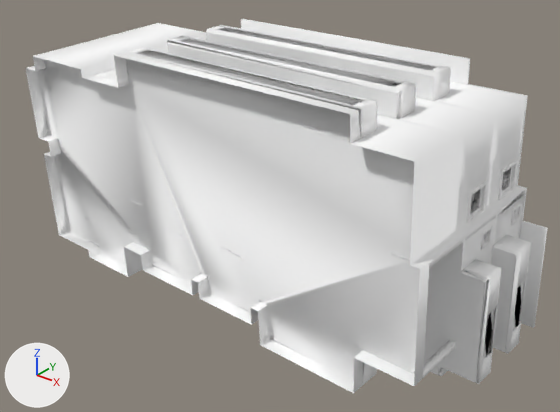
Before and after pictures for a commit that changed the OBJ model Outliers_Removed0/Apartment/D00310.obj.
The view is the same before and after, from a 50 mm lens placed at (1.675, -1.82, 1.088), pointed at (0.212, 0.008, -0.046). The lights are fixed; the arrows at lower left show +X, +Y and +Z. Where no turn or scale is listed for an object, it has been applied to the vertices. Vertices at the same position are counted once.

The scene before the commit, as lines of its bpy script (objects in view):
```python
mat_material_0 = principled_material('material_0')
mat_material_0.base_color = (1.0, 1.0, 1.0)  # white #ffffff
mat_material_0.roughness = 1.0
me_d00310 = bpy.data.meshes.new('D00310')
me_d00310.from_pydata(...)  # 5934 vertices, 8987 faces; spans x -0.74..1.03, y -0.34..0.37, z -0.39..0.49
me_d00310.materials.append(mat_material_0)  # white #ffffff
ob_d00310 = bpy.data.objects.new('D00310', me_d00310)
ob_d00310.location = (0.0, 0.0, 0.0)
```
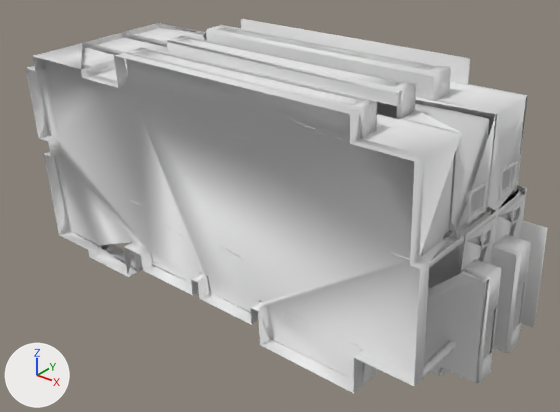
Pixel boxes [x1, y1, x2, y2] of what changed, in the pictures (560 x 412 px):
'D00310', recoloured, reshaped: [26, 19, 548, 393] in both
part 1 of me_d00310, cut back: before [27, 23, 527, 393]; after [132, 96, 528, 371]

What changed in the scene script:
```text
Change mat_material_0:
    mat_material_0.base_color: (1.0, 1.0, 1.0) -> (0.8, 0.8, 0.8)  # white #ffffff -> white #e7e7e7
Change me_d00310:
    used by ob_d00310; location = (0.0, 0.0, 0.0)
    remove me_d00310.from_pydata(...)  # 5934 vertices, 8987 faces; spans x -0.74..1.03, y -0.34..0.37, z -0.39..0.49
    add me_d00310.from_pydata(...)  # 5543 vertices, 8789 faces; spans x -0.74..1.03, y -0.34..0.37, z -0.39..0.49
    me_d00310 part 1: 21 vertices moved within x -0.66..0.94, y -0.29..0.25, z -0.26..0.4; 391 vertices removed from x -0.71..0.95, y -0.33..0.32, z -0.31..0.46
```
